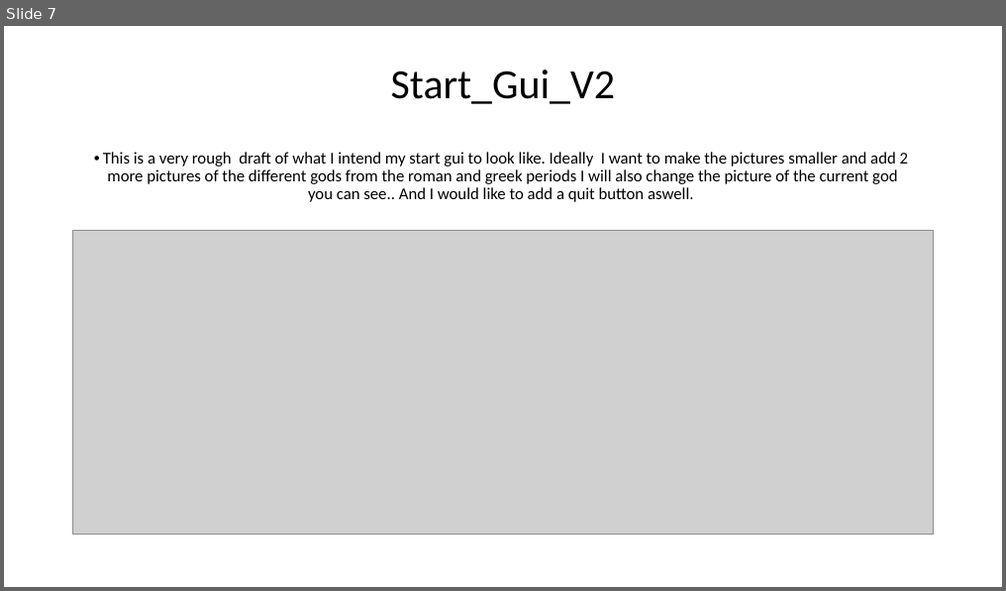
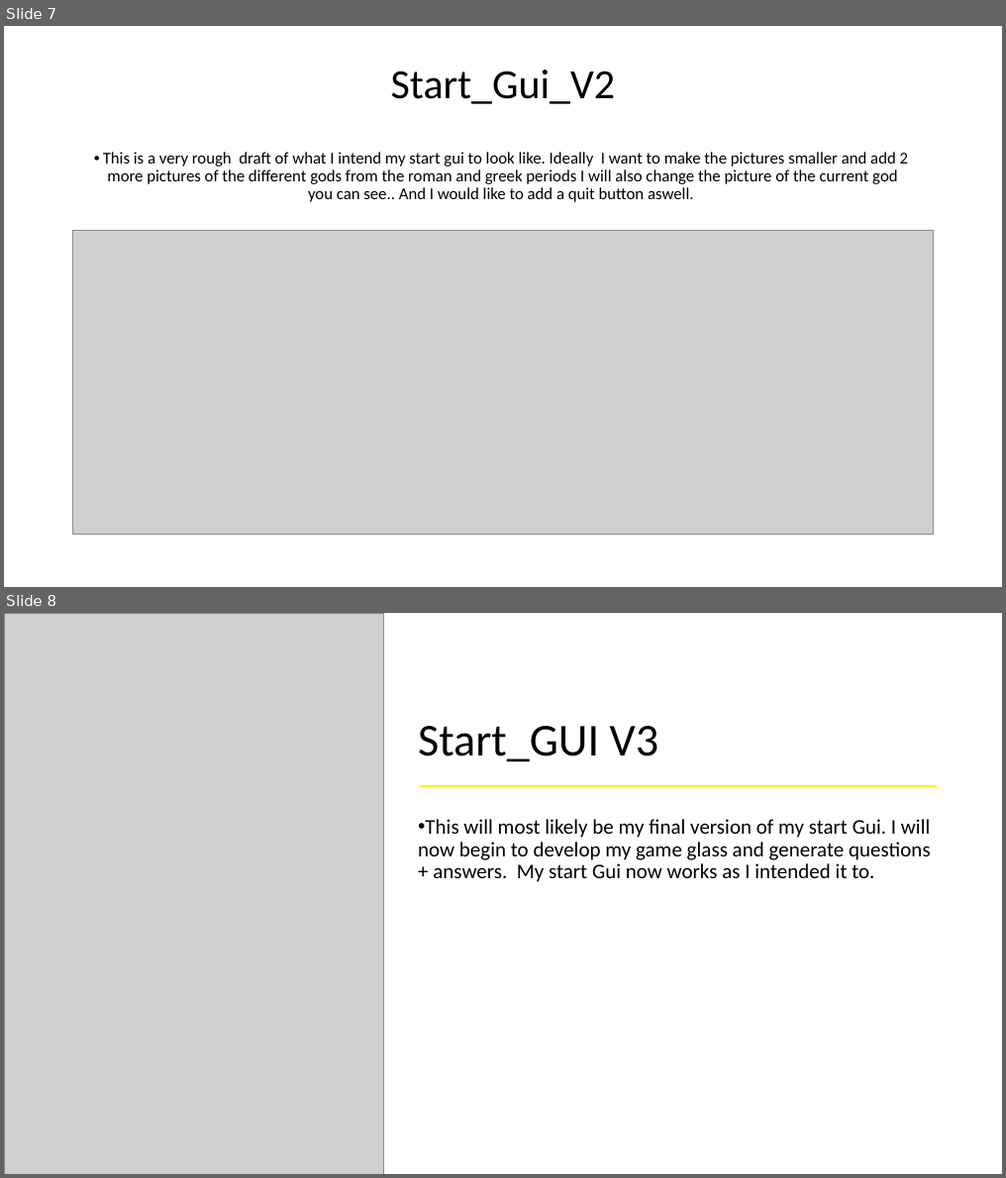
Before and after one commit to morrisj70800/01_Assesment, a slide deck: Programming Assesment.pptx. Shown one above the other, each under a label of ours: slide 7 before the commit, slides 7 and 8 after it. The pictures are 1006x591 and 1006x1178 pixels, drawn with LibreOffice and Linux fonts; fonts in the diff are those of the drawing; grey boxes stand for pictures. Boxes give left, top, right and bottom in pixels: in the first picture for what was removed or moved away, otherwise in the second. Text is boxed around its words. In the diff, an @@ line names an element or a change of style, - is before the commit and + after.

Commit message:
Updated Start_GUI
Removed roman and greek options.

```diff
--- a/Programming Assesment.pptx
+++ b/Programming Assesment.pptx
@@ slide 8 added at box(4, 613, 1002, 1174), background #FFFFFF @@
@@ picture added at box(4, 613, 383, 1174) @@
@@ title added at box(418, 726, 659, 762), 44 pt, text #000000 @@
+Start_GUI V3
@@ line added from (420, 786) to (937, 786), #FFF700 1.5 pt @@
@@ text added at box(418, 819, 931, 882), 20 pt, text #000000 @@
+• This will most likely be my final version of my start Gui. I will now begin to develop my game glass and generate questions + answers. My start Gui now works as I intended it to.
```
Also in this commit, not shown: 2 other slides added, 2 slides removed, 5 other files.
